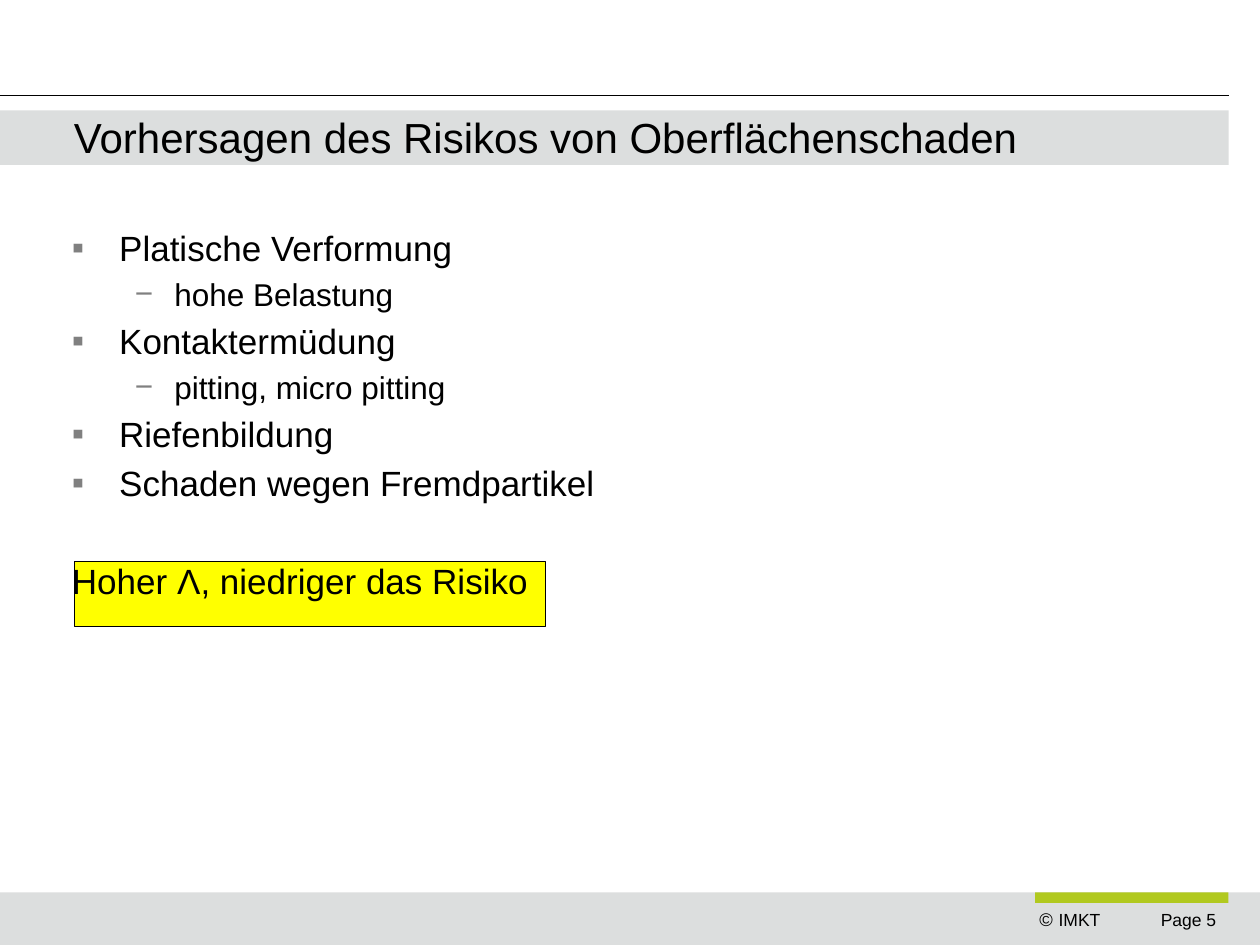
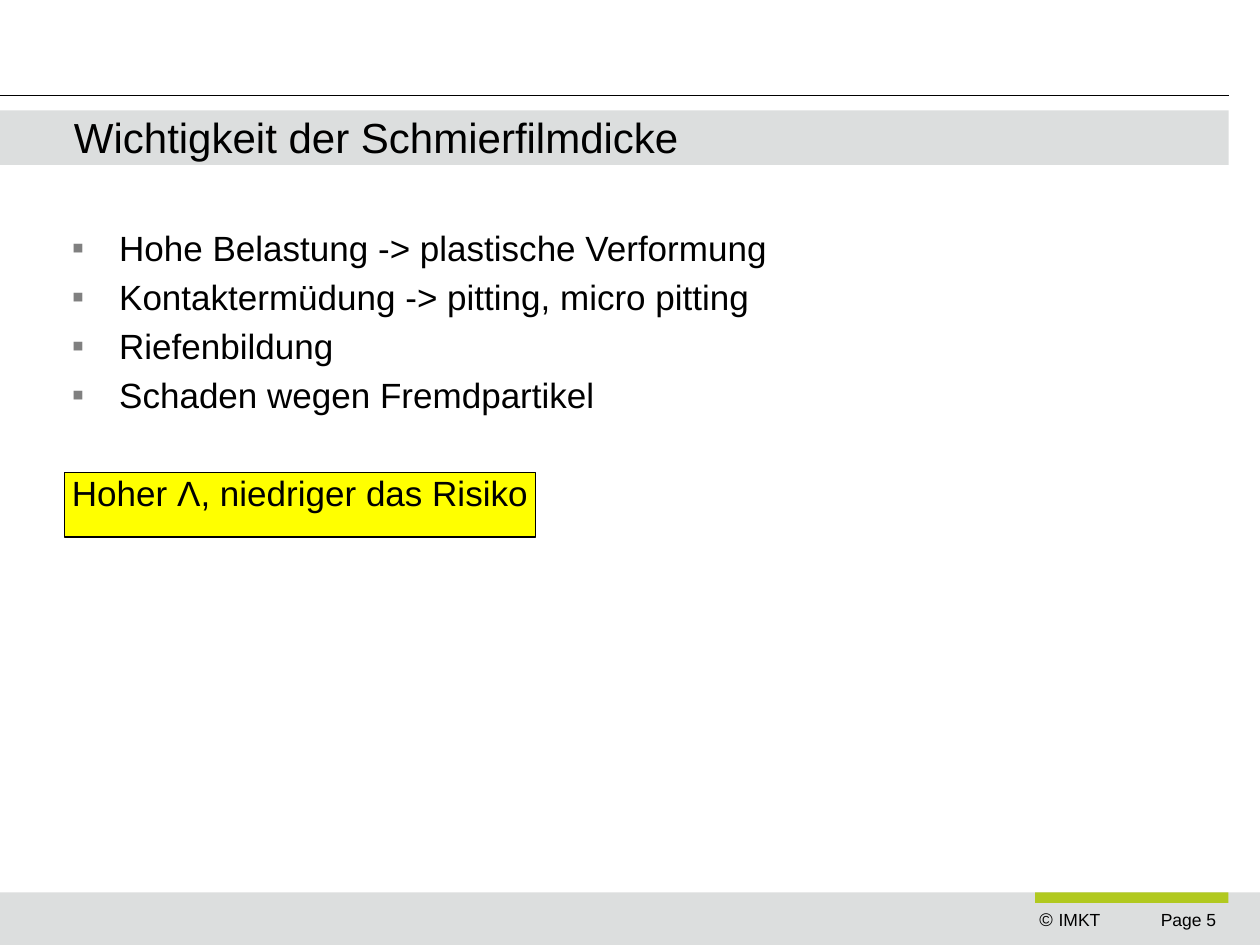
Before and after one commit to ngocminhdao88/dao_masterarbeit, a slide deck: slide 5 of presentations/ziel_der_arbeit_vw.pptx. Drawn at 1260x945 pixels with LibreOffice and Linux fonts; fonts in the diff are those of the drawing; background and template pictures are left out. Boxes give left, top, right and bottom in pixels: in the first picture for what was removed or moved away, otherwise in the second. Text is boxed around its words. In the diff, an @@ line names an element or a change of style, - is before the commit and + after.

```diff
--- a/presentations/ziel_der_arbeit_vw.pptx
+++ b/presentations/ziel_der_arbeit_vw.pptx
@@ title at [74, 122, 678, 162]: text changed @@
-Vorhersagen des Risikos von Oberflächenschaden
+Wichtigkeit der Schmierfilmdicke
@@ text at [119, 235, 766, 317]: text changed @@
-▪ Platische Verformung
-  − hohe Belastung
-▪ Kontaktermüdung
-  − pitting, micro pitting
+▪ Hohe Belastung -> plastische Verformung
+▪ Kontaktermüdung -> pitting, micro pitting
@@ rectangle: place and size @@
-rectangle at [74, 562, 546, 626]
+rectangle at [64, 472, 536, 537]
```
Also in this commit, not shown: 13 other slides changed, 2 slides added, 10 other files.
